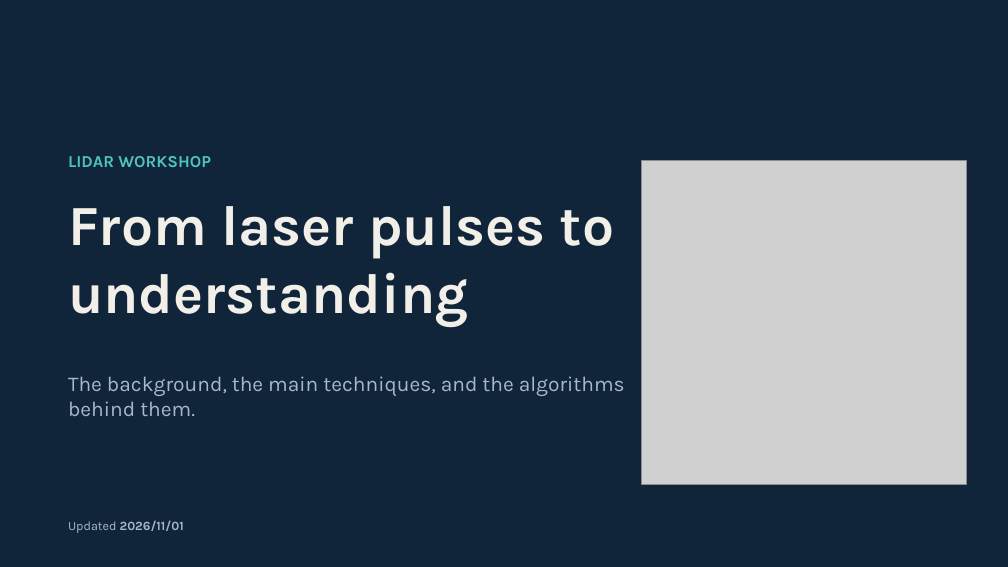
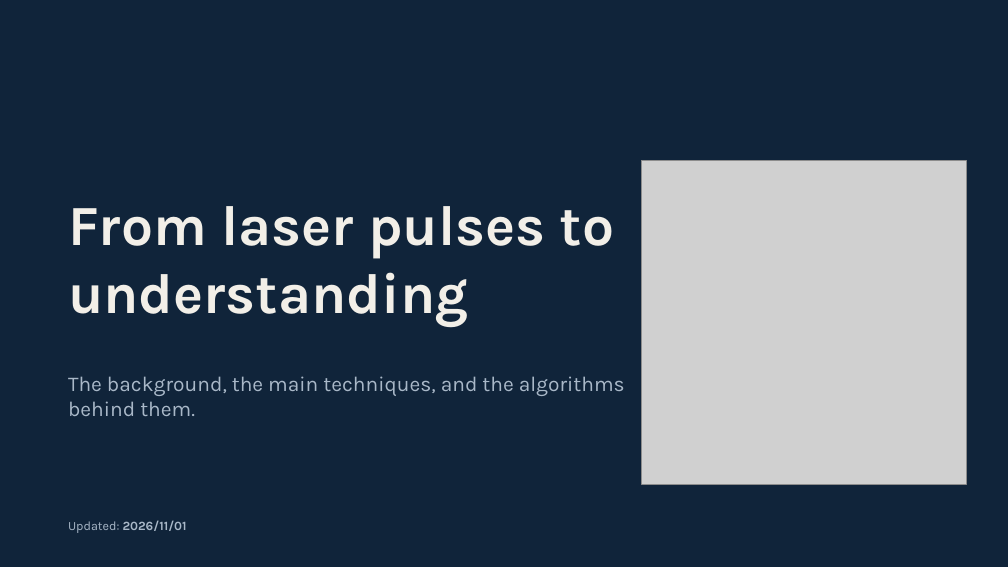
Before and after one commit to maninka123/lidar-learning-lab, a slide deck: slide 1 of presentation/LiDAR_Workshop_Slides.pptx. Drawn at 1008x567 pixels with LibreOffice and Linux fonts; fonts in the diff are those of the drawing; grey boxes stand for pictures. Boxes give left, top, right and bottom in pixels: in the first picture for what was removed or moved away, otherwise in the second. Text is boxed around its words. In the diff, an @@ line names an element or a change of style, - is before the commit and + after.

```diff
--- a/presentation/LiDAR_Workshop_Slides.pptx
+++ b/presentation/LiDAR_Workshop_Slides.pptx
@@ text removed at (x1=68, y1=156, x2=211, y2=167) @@
-LIDAR WORKSHOP
@@ text at (x1=68, y1=520, x2=187, y2=533): text changed @@
-Updated 2026/11/01
+Updated: 2026/11/01
```
Also in this commit, not shown: 8 other slides changed.
